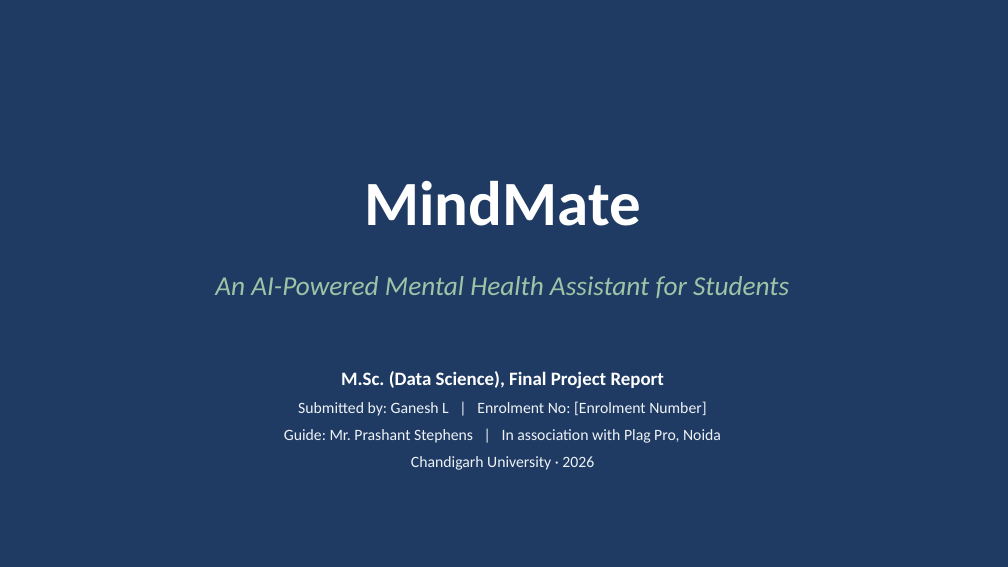
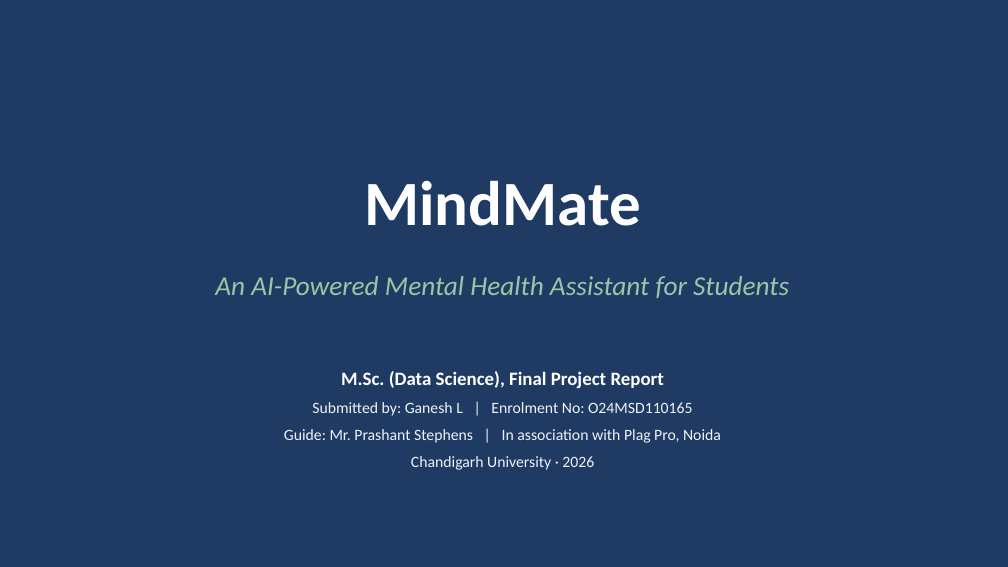
Before and after one commit to gannyprodigy/mindmate-mental-health-assistant, a slide deck: slide 1 of docs/presentation/MindMate_Final_Presentation.pptx. Drawn at 1008x567 pixels with LibreOffice and Linux fonts; fonts in the diff are those of the drawing. Boxes give left, top, right and bottom in pixels: in the first picture for what was removed or moved away, otherwise in the second. Text is boxed around its words. In the diff, an @@ line names an element or a change of style, - is before the commit and + after.

Commit message:
Add enrolment number to report and presentation

```diff
--- a/docs/presentation/MindMate_Final_Presentation.pptx
+++ b/docs/presentation/MindMate_Final_Presentation.pptx
@@ text at [312,402,693,416]: text changed @@
-Submitted by: Ganesh L | Enrolment No: [Enrolment Number]
+Submitted by: Ganesh L | Enrolment No: O24MSD110165
```
Also in this commit, not shown: 5 other files.
